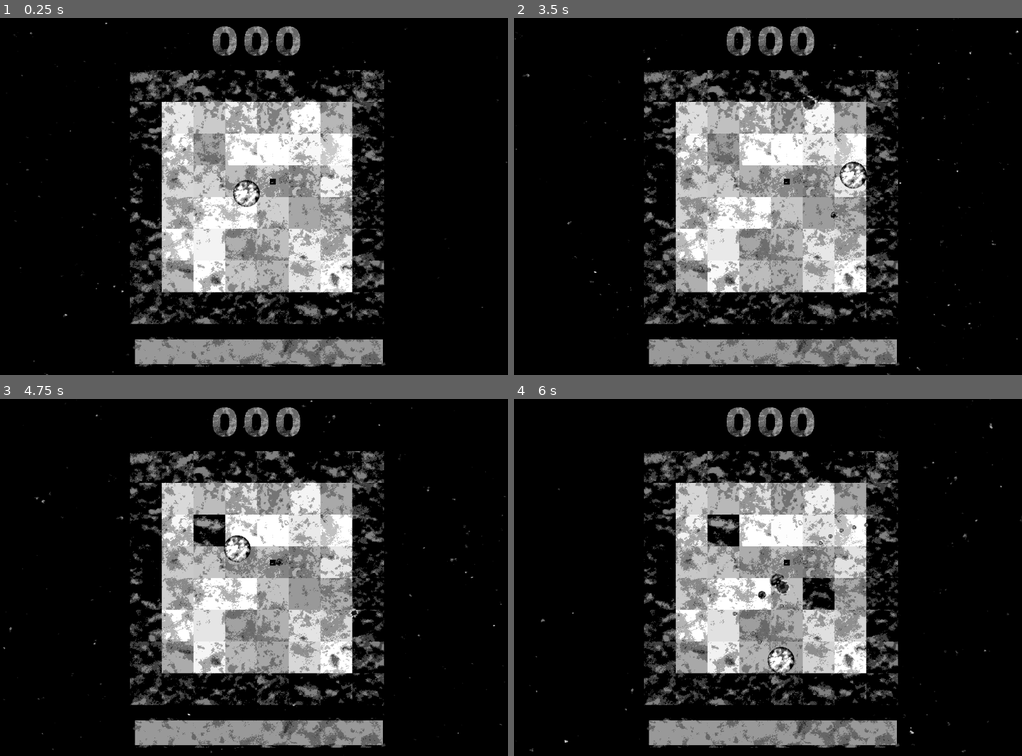
Above: before the commit, frames 1-4 (two rows, left to right).
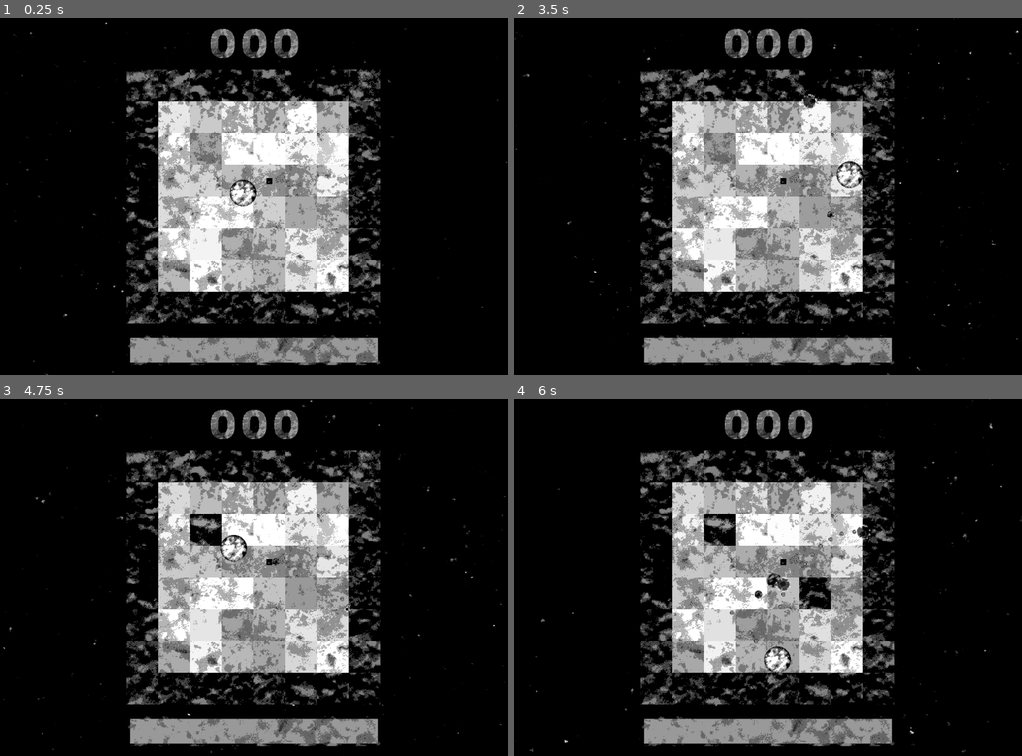
Above: after the commit, the same moments.

Repository: Indivicivet/ludumdare54
Game: Godot game, scene res://ludumdare54.tscn
Same seed, same stepped clock (60 frames per second), same inputs: the game is played once before the commit and once after it.
Inputs (mouse positions are in pixels of both pictures, inside the frame that each line leads up to):
- Up to frame 1 (0.25 s): no input
- Up to frame 2 (3.5 s): move the mouse to (879, 178) at 0.52 s; press the mouse at (879, 178) at 0.53 s; hold Right (right) 0.53-1.28 s; move the mouse to (666, 214) at 1.27 s; release the mouse at (666, 214) at 1.28 s; hold Down (down) 1.28-2.03 s; click (666, 214) at 1.35 s; move the mouse to (818, 117) at 2.02 s; press the mouse at (818, 117) at 2.03 s; hold Right (right) 2.03-2.78 s; move the mouse to (742, 267) at 2.77 s; release the mouse at (742, 267) at 2.78 s; hold Up (up) from 2.78 s (still down); click (742, 267) at 2.85 s
- Up to frame 3 (4.75 s): move the mouse to (406, 631) at 3.52 s; release Up (up) at 3.53 s; press the mouse at (406, 631) at 3.53 s; hold Left (left) from 3.53 s (still down); move the mouse to (101, 523) at 4.27 s; release the mouse at (101, 523) at 4.28 s; click (101, 523) at 4.35 s
- Up to frame 4 (6 s): move the mouse to (793, 577) at 5.02 s; release Left (left) at 5.03 s; press the mouse at (793, 577) at 5.03 s; hold Down (down) 5.03-5.78 s; move the mouse to (691, 488) at 5.77 s; release the mouse at (691, 488) at 5.78 s; hold Right (right) from 5.78 s (still down); click (691, 488) at 5.85 s

The runs differ from the first frame. In frame 1, 17% of the frame differs, in the area x 24-76%, y 2-98%; in frame 2, 17%; in frame 3, 17%; in frame 4, 17%.

Commit message:
more ridigly align everything

Diff:
--- a/ludumdare54.tscn
+++ b/ludumdare54.tscn
@@ -31,13 +31,13 @@
 texture = ExtResource("2_fxmil")
 
 [node name="play_region" parent="." instance=ExtResource("4_ion4y")]
-position = Vector2(519, 361)
+position = Vector2(512, 360)
 
 [node name="score" parent="." instance=ExtResource("10_5oqj3")]
-position = Vector2(516, 47)
+position = Vector2(512, 52)
 
 [node name="health_indicator" type="Node2D" parent="."]
-position = Vector2(522, 673)
+position = Vector2(512, 670)
 script = ExtResource("12_30iwo")
 
 [node name="Sprite2Dbg" type="Sprite2D" parent="health_indicator"]
